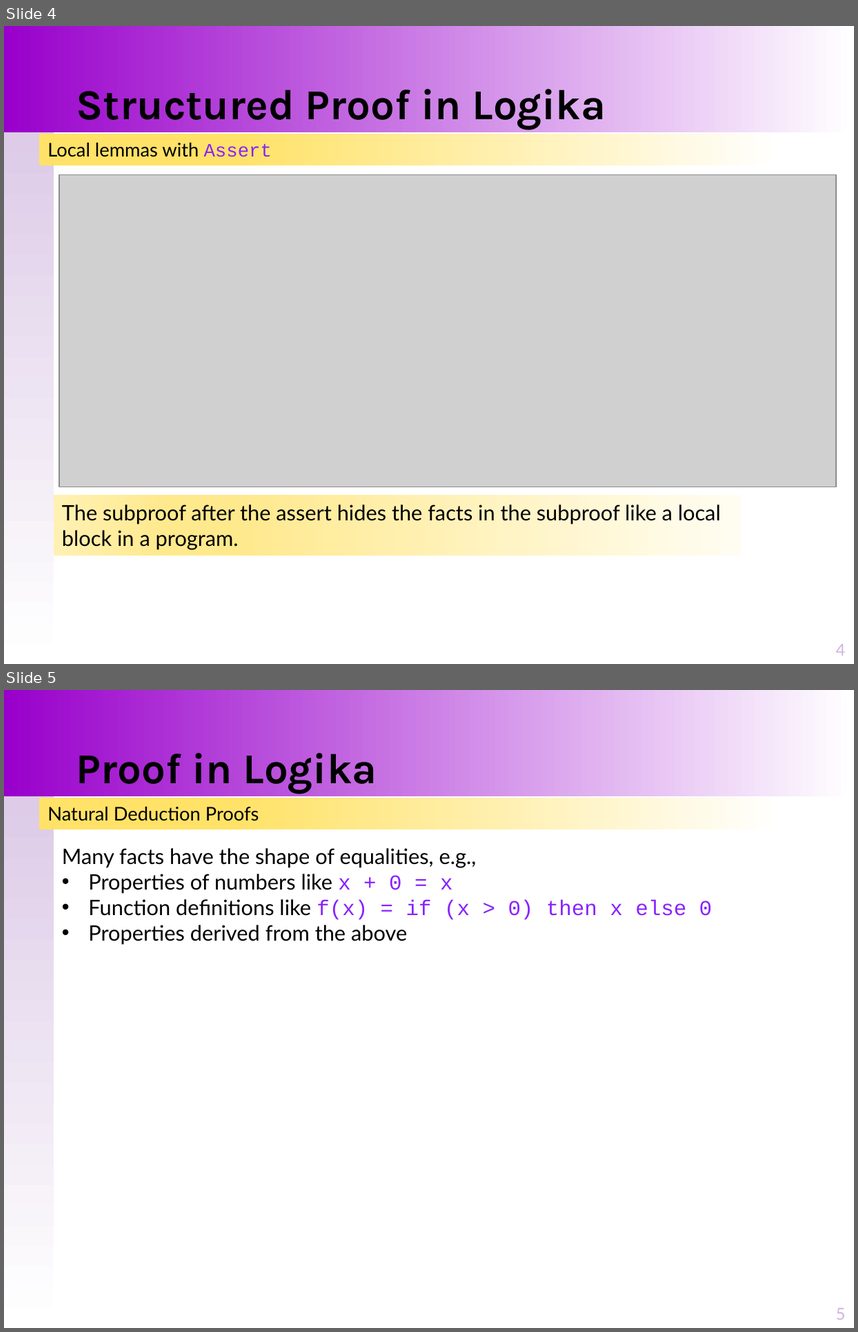
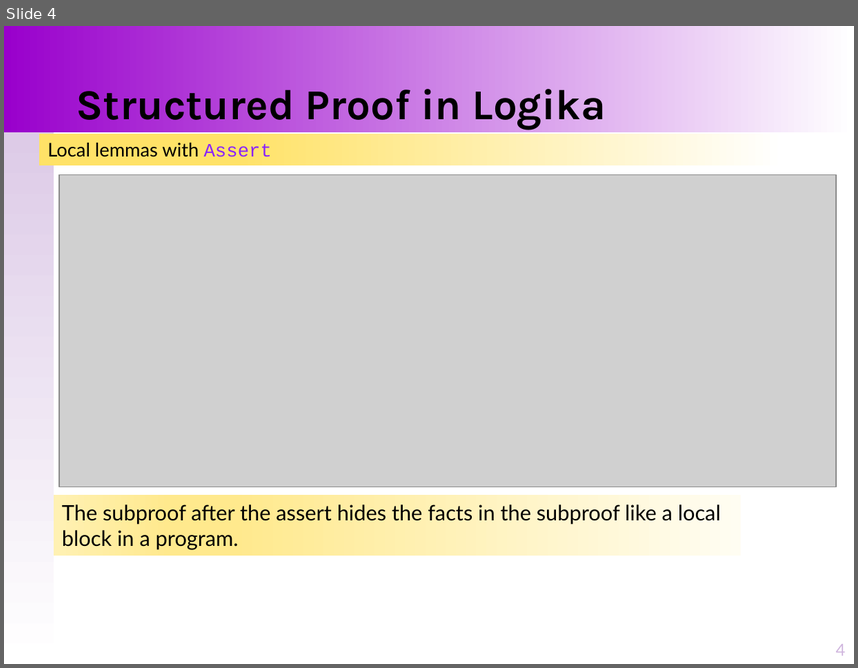
Before and after one commit to santoslab/stress24, a slide deck: slides/A-01-02-Proofs-Structure.pptx. Shown one above the other, each under a label of ours: slides 4 and 5 before the commit, slide 4 after it. The pictures are 858x1332 and 858x668 pixels, drawn with LibreOffice and Linux fonts; fonts in the diff are those of the drawing; grey boxes stand for pictures. Boxes give left, top, right and bottom in pixels: in the first picture for what was removed or moved away, otherwise in the second. Text is boxed around its words. In the diff, an @@ line names an element or a change of style, - is before the commit and + after.

```diff
--- a/slides/A-01-02-Proofs-Structure.pptx
+++ b/slides/A-01-02-Proofs-Structure.pptx
@@ slide 5 removed at <box>4,690,854,1328</box>, background #FFFFFF; not listed: 2 template elements that a slide beside it also shows @@
@@ title removed at <box>76,753,377,793</box> @@
-Proof in Logika
@@ rectangle removed at <box>40,798,785,829</box> @@
-Natural Deduction Proofs
@@ text removed at <box>62,848,712,945</box> @@
-Many facts have the shape of equalities, e.g.,
-• Properties of numbers like x + 0 = x
-• Function definitions like f(x) = if (x > 0) then x else 0
-• Properties derived from the above
@@ page number removed at <box>836,1308,846,1319</box> @@
-5
```
Also in this commit, not shown: 1 slide added, 8 other files.
